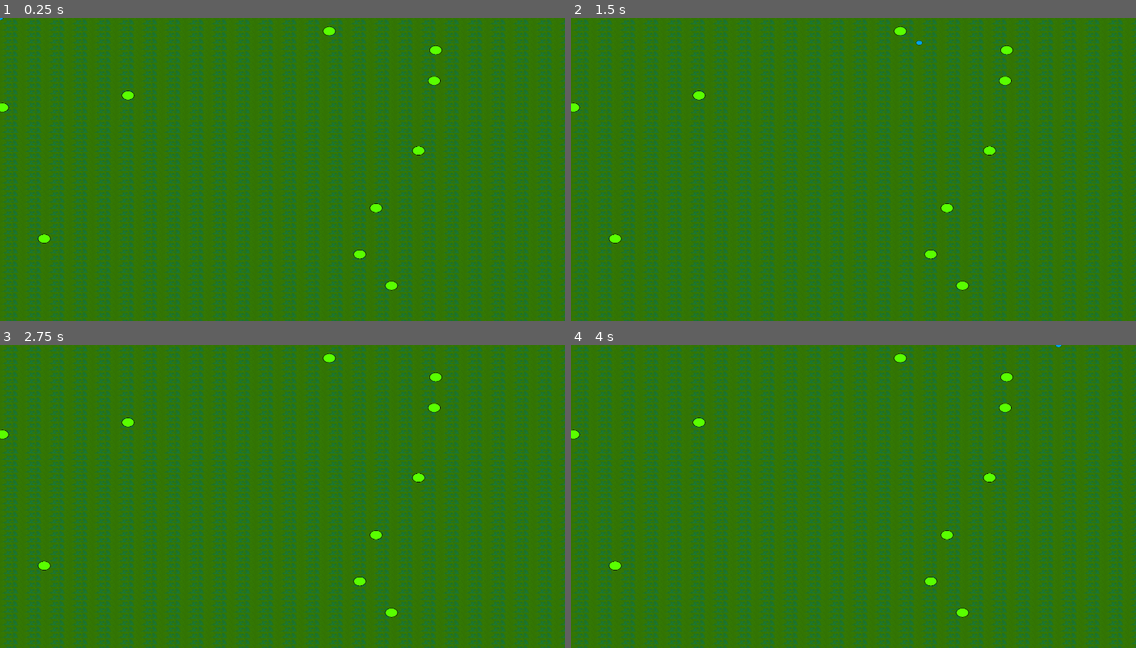
Above: before the commit, frames 1-4 (two rows, left to right).
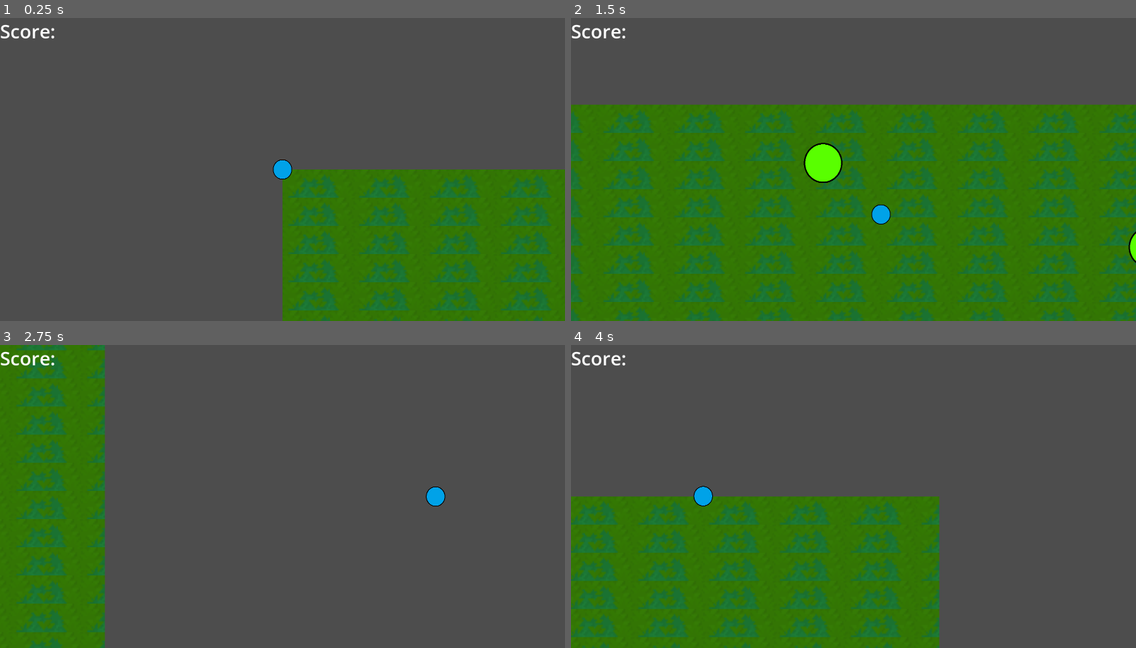
Above: after the commit, the same moments.

Repository: jameshi16/neuro-game-jam
Game: Godot game, scene res://main.tscn
The game is run twice, just before and just after one commit, with the same random seed, the same clock (stepped at 60 frames per second) and the same inputs. The project has no main scene, so this scene is started directly.
Inputs:
- Up to frame 1 (0.25 s): no input
- Up to frame 2 (1.5 s): tap Enter at 0.5 s; hold D (move_right) 0.53-1.28 s; hold Shift (sprint) 0.53-1.28 s; hold S (move_down) from 1.28 s (still down); tap Shift (sprint) at 1.35 s
- Up to frame 3 (2.75 s): release S (move_down) at 2.03 s; hold D (move_right) from 2.03 s (still down); hold Shift (sprint) from 2.03 s (still down)
- Up to frame 4 (4 s): release D (move_right) at 2.78 s; release Shift (sprint) at 2.78 s; hold W (move_up) 2.78-3.53 s; tap Shift (sprint) at 2.85 s; hold A (move_left) from 3.53 s (still down); hold Shift (sprint) from 3.53 s (still down)

The runs differ from the first frame. In frame 1, 84% of the frame differs, in the area x 0-100%, y 0-100%; in frame 2, 55%; in frame 3, 88%; in frame 4, 79%.

Commit message:
Basic UI

Diff:
--- a/main.gd
+++ b/main.gd
@@ -1,9 +1,14 @@
 extends Node
 
 @export var item_scene: PackedScene
+
+# Metadata
 var tilemap_size
 var tilemap_scale
 var screen_size
+
+# Game variables
+var score = 0
 
 func ready_up_camera():
 	# Sets the camera view to the whole world, then sets the current viewpoint camera
@@ -35,10 +40,16 @@
 		var item_instance = item_scene.instantiate()
 		item_instance.position = item_position
 		add_child(item_instance)
+		item_instance.collected.connect(update_score)
+		# item_instance.collected.connect($Player.update_score)
 
-	ready_up_camera()
+	# TODO: need to make the world zoom out to this camera ready_up_camera()
 
 
 # Called every frame. 'delta' is the elapsed time since the previous frame.
 func _process(delta):
 	pass
+
+func update_score():
+	score += 1
+	$UI.update_score(score)
--- a/main.tscn
+++ b/main.tscn
@@ -6,6 +6,7 @@
 [ext_resource type="Texture2D" uid="uid://cwdk2lmsu17ge" path="res://assets/tiles/Trees.png" id="3_juo2w"]
 [ext_resource type="PackedScene" uid="uid://7l2v6e7pekj6" path="res://player.tscn" id="4_85l7j"]
 [ext_resource type="PackedScene" uid="uid://bqghgbvpu0p5x" path="res://item.tscn" id="5_l1fqu"]
+[ext_resource type="PackedScene" uid="uid://b4d41mh235v" path="res://ui.tscn" id="7_4vlye"]
 
 [sub_resource type="TileSetAtlasSource" id="TileSetAtlasSource_dbs4p"]
 texture = ExtResource("1_2fcvf")
@@ -483,3 +484,5 @@
 [node name="Camera2D" type="Camera2D" parent="."]
 anchor_mode = 0
 metadata/_edit_group_ = true
+
+[node name="UI" parent="." instance=ExtResource("7_4vlye")]
--- /dev/null
+++ b/ui.gd
@@ -0,0 +1,15 @@
+extends CanvasLayer
+
+
+# Called when the node enters the scene tree for the first time.
+func _ready():
+	pass # Replace with function body.
+
+
+# Called every frame. 'delta' is the elapsed time since the previous frame.
+func _process(delta):
+	pass
+
+
+func update_score(score: int):
+	$RichTextLabel.text = "Score: %d" % score
--- /dev/null
+++ b/ui.tscn
@@ -0,0 +1,12 @@
+[gd_scene load_steps=2 format=3 uid="uid://b4d41mh235v"]
+
+[ext_resource type="Script" path="res://ui.gd" id="1_syl3g"]
+
+[node name="UI" type="CanvasLayer"]
+script = ExtResource("1_syl3g")
+
+[node name="RichTextLabel" type="RichTextLabel" parent="."]
+offset_right = 294.0
+offset_bottom = 88.0
+theme_override_font_sizes/normal_font_size = 64
+text = "Score:"
Not shown: 1 places in main.tscn that only renumber resources
